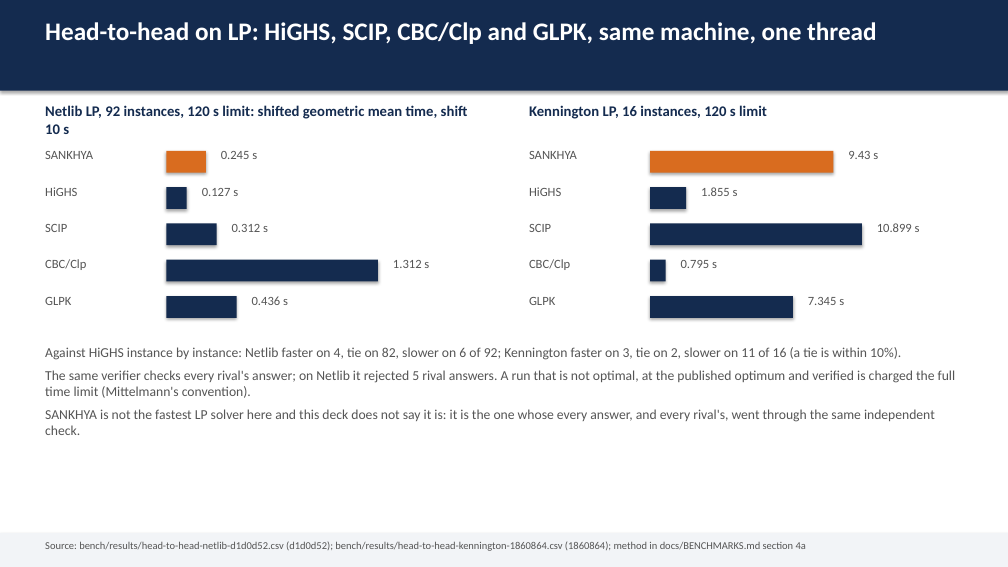
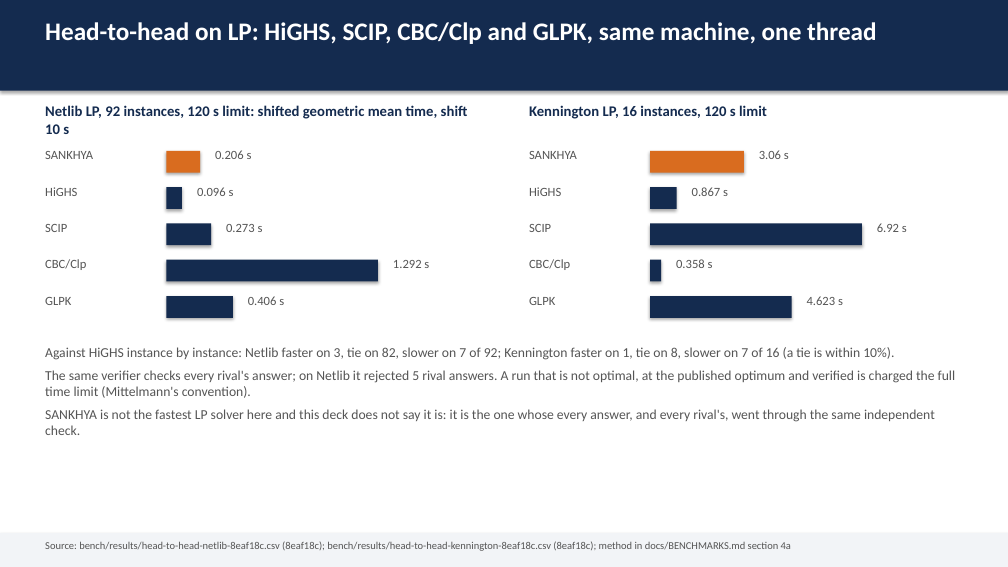
Before and after one commit to thegoodengineers/SANKHYA, a slide deck: slide 5 of docs/SANKHYA-deck.pptx. Drawn at 1008x567 pixels with LibreOffice and Linux fonts; fonts in the diff are those of the drawing. Boxes give left, top, right and bottom in pixels: in the first picture for what was removed or moved away, otherwise in the second. Text is boxed around its words. In the diff, an @@ line names an element or a change of style, - is before the commit and + after.

Commit message:
bench(head-to-head): Kennington and Netlib against the four rivals on main at 8eaf18c, after #1257 and #1259
Kennington, the new head-to-head-kennington suite (run 43694884469): SANKHYA
SGM 1.558 s against HiGHS 1.16.0's 0.867 s, faster on 1, tied on 8, slower
on 7; 15 of 16 optimal and verified, pds-20 feasible. Was 9.430 s against
1.855 s at 1860864. Netlib (run 43696407061): 0.225 s against 0.109 s,
faster on 3, tied on 83, slower on 8; 94 of 94 optimal and verified. The
scoreboard, docs/BENCHMARKS.md, docs/REPORT.md, the PDF, the deck and the
profile plots are regenerated from the CSVs.

```diff
--- a/docs/SANKHYA-deck.pptx
+++ b/docs/SANKHYA-deck.pptx
@@ rectangle resized from (x1=166, y1=151, x2=206, y2=173) to (x1=166, y1=151, x2=200, y2=173) @@
@@ text at (x1=215, y1=150, x2=252, y2=159): text changed @@
-0.245 s
+0.206 s
@@ rectangle resized from (x1=650, y1=151, x2=833, y2=173) to (x1=650, y1=151, x2=744, y2=173) @@
@@ text at (x1=759, y1=150, x2=789, y2=159): text changed @@
-9.43 s
+3.06 s
@@ rectangle resized from (x1=166, y1=188, x2=187, y2=209) to (x1=166, y1=188, x2=182, y2=209) @@
@@ text at (x1=197, y1=187, x2=234, y2=196): text changed @@
-0.127 s
+0.096 s
@@ rectangle resized from (x1=650, y1=188, x2=687, y2=209) to (x1=650, y1=188, x2=677, y2=209) @@
@@ text at (x1=692, y1=187, x2=728, y2=196): text changed @@
-1.855 s
+0.867 s
@@ rectangle resized from (x1=166, y1=224, x2=217, y2=246) to (x1=166, y1=224, x2=211, y2=246) @@
@@ text at (x1=226, y1=224, x2=263, y2=232): text changed @@
-0.312 s
+0.273 s
@@ text at (x1=877, y1=223, x2=907, y2=232): text changed @@
-10.899 s
+6.92 s
@@ text at (x1=393, y1=260, x2=429, y2=268): text changed @@
-1.312 s
+1.292 s
@@ rectangle resized from (x1=650, y1=260, x2=665, y2=282) to (x1=650, y1=260, x2=661, y2=282) @@
@@ text at (x1=676, y1=259, x2=713, y2=268): text changed @@
-0.795 s
+0.358 s
@@ rectangle resized from (x1=166, y1=296, x2=237, y2=318) to (x1=166, y1=296, x2=233, y2=318) @@
@@ text at (x1=248, y1=296, x2=284, y2=305): text changed @@
-0.436 s
+0.406 s
@@ text at (x1=807, y1=296, x2=843, y2=305): text changed @@
-7.345 s
+4.623 s
@@ text at (x1=45, y1=347, x2=894, y2=360): text changed @@
-Against HiGHS instance by instance: Netlib faster on 4, tie on 82, slower on 6 of 92; Kennington faster on 3, tie on 2, slower on 11 of 16 (a tie is within 10%).
+Against HiGHS instance by instance: Netlib faster on 3, tie on 82, slower on 7 of 92; Kennington faster on 1, tie on 8, slower on 7 of 16 (a tie is within 10%).
@@ text at (x1=45, y1=541, x2=791, y2=551): text changed @@
-Source: bench/results/head-to-head-netlib-d1d0d52.csv (d1d0d52); bench/results/head-to-head-kennington-1860864.csv (1860864); method in docs/BENCHMARKS.md section 4a
+Source: bench/results/head-to-head-netlib-8eaf18c.csv (8eaf18c); bench/results/head-to-head-kennington-8eaf18c.csv (8eaf18c); method in docs/BENCHMARKS.md section 4a
```
Also in this commit, not shown: 1 other slide changed, 8 other files.
